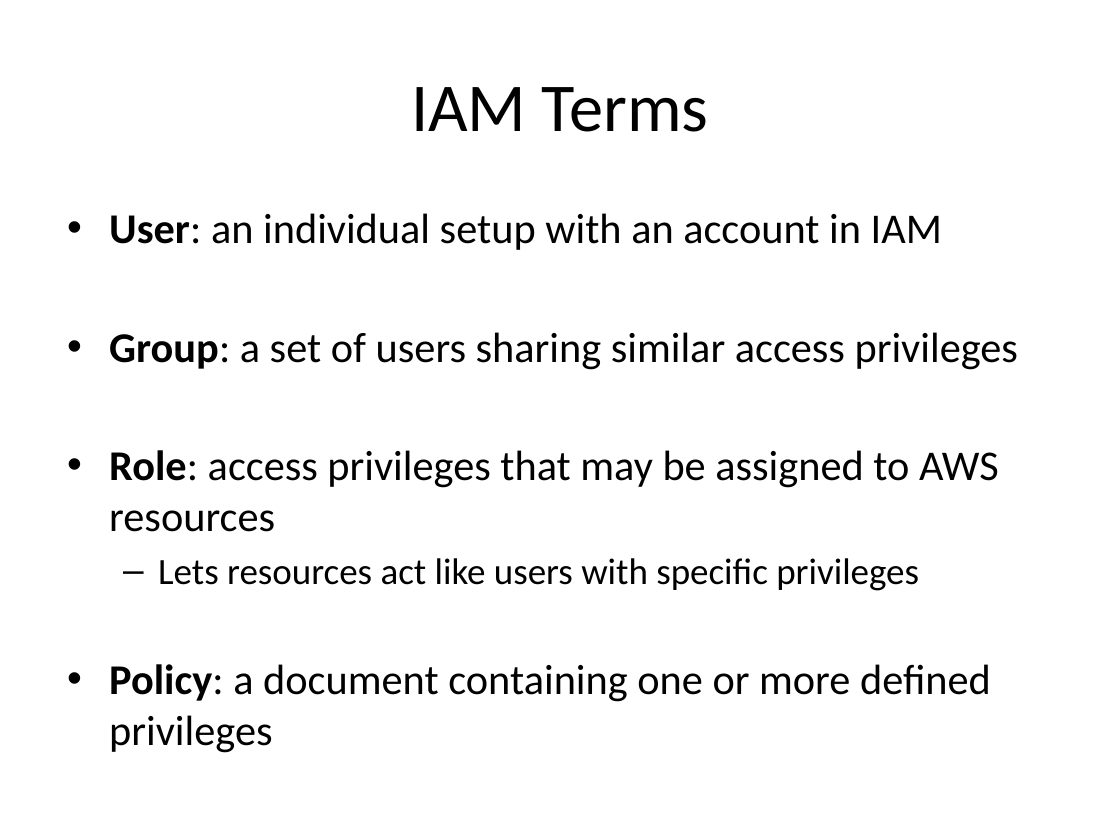
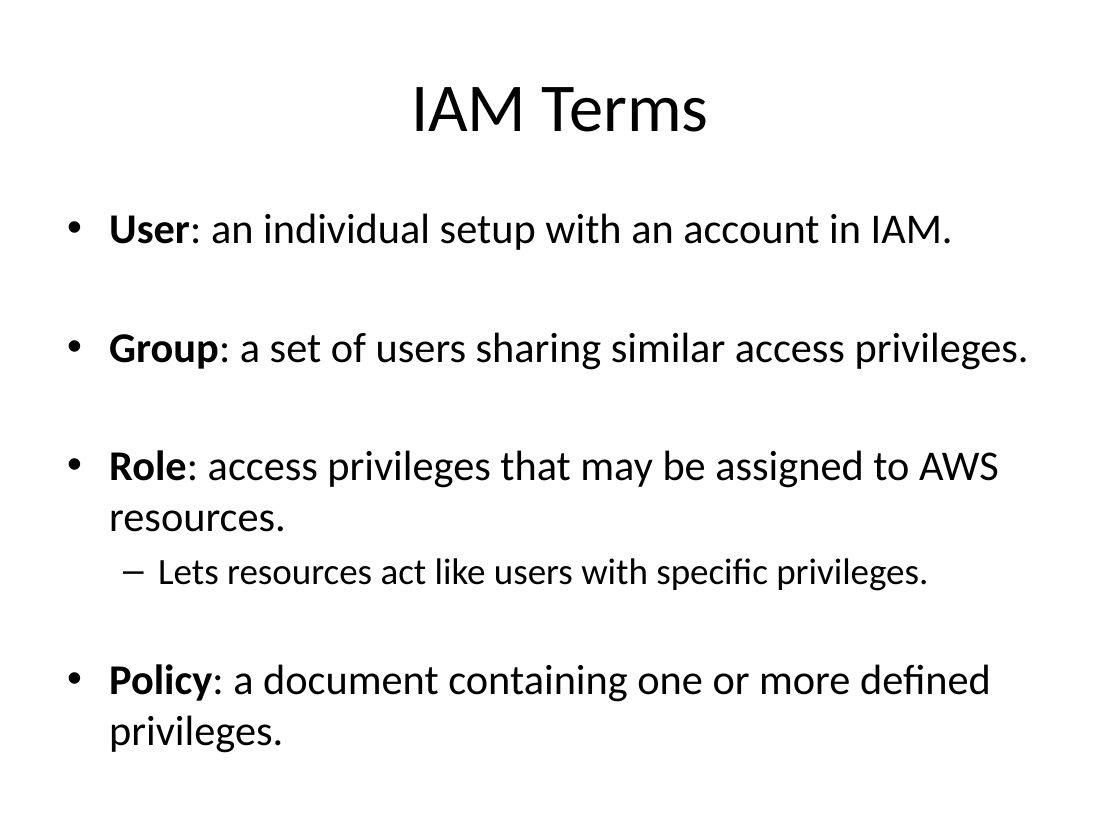
Before and after one commit to jasondbaker/infrastructure-class, a slide deck: slide 17 of lectures/infrastructure-week-4.pptx. Drawn at 1120x840 pixels with LibreOffice and Linux fonts; fonts in the diff are those of the drawing. Boxes give left, top, right and bottom in pixels: in the first picture for what was removed or moved away, otherwise in the second. Text is boxed around its words. In the diff, an @@ line names an element or a change of style, - is before the commit and + after.

```diff
--- a/lectures/infrastructure-week-4.pptx
+++ b/lectures/infrastructure-week-4.pptx
@@ text at (109, 213, 1029, 753): text changed @@
-• User: an individual setup with an account in IAM
-• Group: a set of users sharing similar access privileges
-• Role: access privileges that may be assigned to AWS resources
-  – Lets resources act like users with specific privileges
-• Policy: a document containing one or more defined privileges
+• User: an individual setup with an account in IAM.
+• Group: a set of users sharing similar access privileges.
+• Role: access privileges that may be assigned to AWS resources.
+  – Lets resources act like users with specific privileges.
+• Policy: a document containing one or more defined privileges.
```
Also in this commit, not shown: 24 other slides changed.
